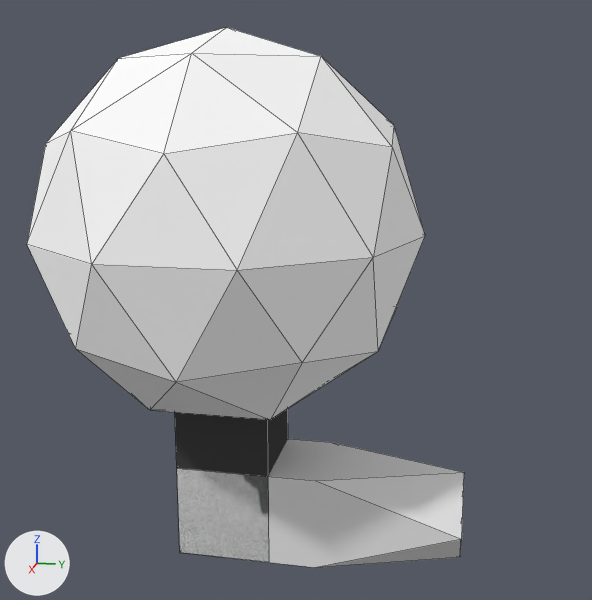
The Blender file Assets/Models/lamp.blend, before and after one commit.
Rendered twice from a 50 mm lens placed at (0.817, 0.233, 0.332), pointed at (0.0, 0.069, 0.128). Lighting does not change. The marker at lower left points along +X, +Y and +Z. Mesh edges are drawn as thin lines.

The older version as bpy lines, for what is in view:
```python
me_cube_001 = bpy.data.meshes.new('Cube.001')
me_cube_001.from_pydata(...)  # 16 vertices, 10 faces; spans x -1.0..1.0, y -1.0..1.0, z -1.0..1.0
me_cube_001.materials.append(mat_material_001)  # white #e7e7e7
me_cube_002 = bpy.data.meshes.new('Cube.002')
me_cube_002.from_pydata(...)  # a box spanning x -1.0..1.0, y -1.0..1.0, z -1.0..1.0
me_cube_002.materials.append(mat_material_002)  # dark grey #454545
me_icosphere = bpy.data.meshes.new('Icosphere')
me_icosphere.from_pydata(...)  # an icosphere of 80 faces spanning x -0.95..0.95, y -1.0..1.0, z -1.0..1.0
me_icosphere.materials.append(mat_material_003)  # white #ffffff
ob_cube_000 = bpy.data.objects.new('Cube.000', me_cube_002)
ob_cube_000.location = (0.0, 0.0, 0.0)
ob_cube_000.scale = (0.05, 0.05, 0.15)
ob_cube_001 = bpy.data.objects.new('Cube.001', me_cube_001)
ob_cube_001.location = (0.0, 0.1, -0.1)
ob_cube_001.rotation_euler = (4.712, 0.0, 0.0)  # degrees (270, 0, 0)
ob_cube_001.scale = (0.05, 0.05, 0.15)
ob_icosphere = bpy.data.objects.new('Icosphere', me_icosphere)
ob_icosphere.location = (0.0, 0.0, 0.2)
ob_icosphere.scale = (0.21, 0.2, 0.2)
```
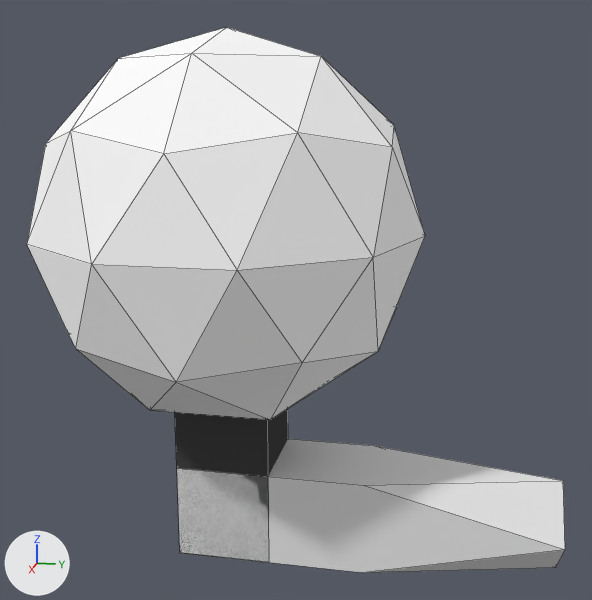
Pixel boxes [x1, y1, x2, y2] of what changed, in the pictures (592 x 600 px):
'Cube.001', moved, rescaled (35% wider): before [177, 439, 464, 567]; after [177, 439, 565, 573]

Diff of the bpy script that builds the scene:
```diff
--- a/Assets/Models/lamp.blend.py
+++ b/Assets/Models/lamp.blend.py
@@ ob_cube_001 @@
 ob_cube_001 = bpy.data.objects.new('Cube.001', me_cube_001)
-ob_cube_001.location = (0.0, 0.1, -0.1)
+ob_cube_001.location = (0.0, 0.15, -0.1)
 ob_cube_001.rotation_euler = (4.712, 0.0, 0.0)  # degrees (270, 0, 0)
-ob_cube_001.scale = (0.05, 0.05, 0.15)
+ob_cube_001.scale = (0.05, 0.05, 0.2)
```
